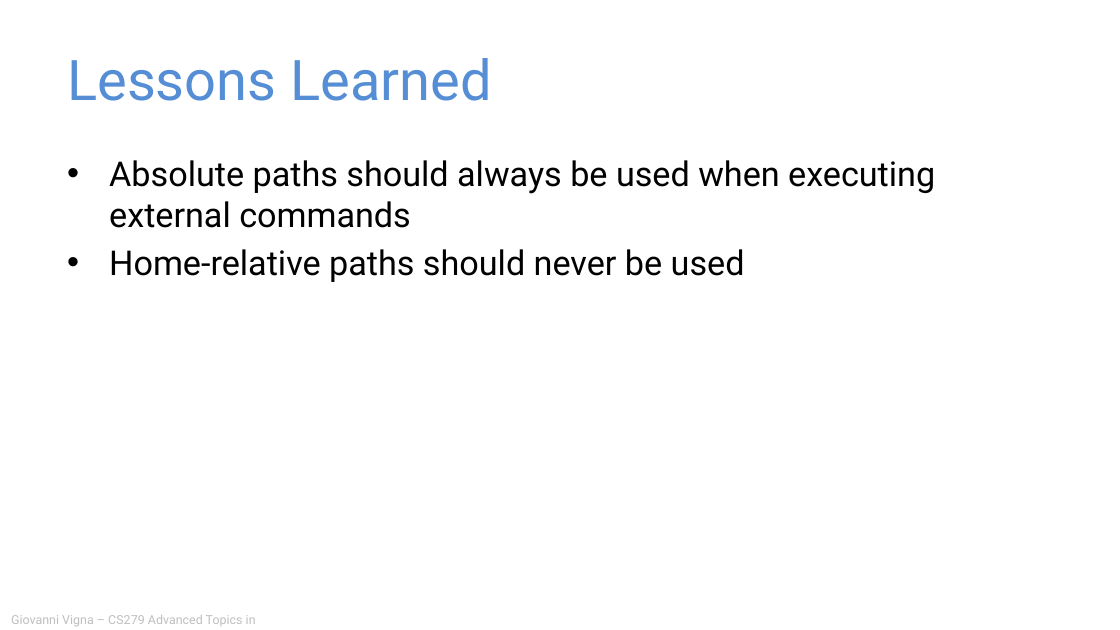
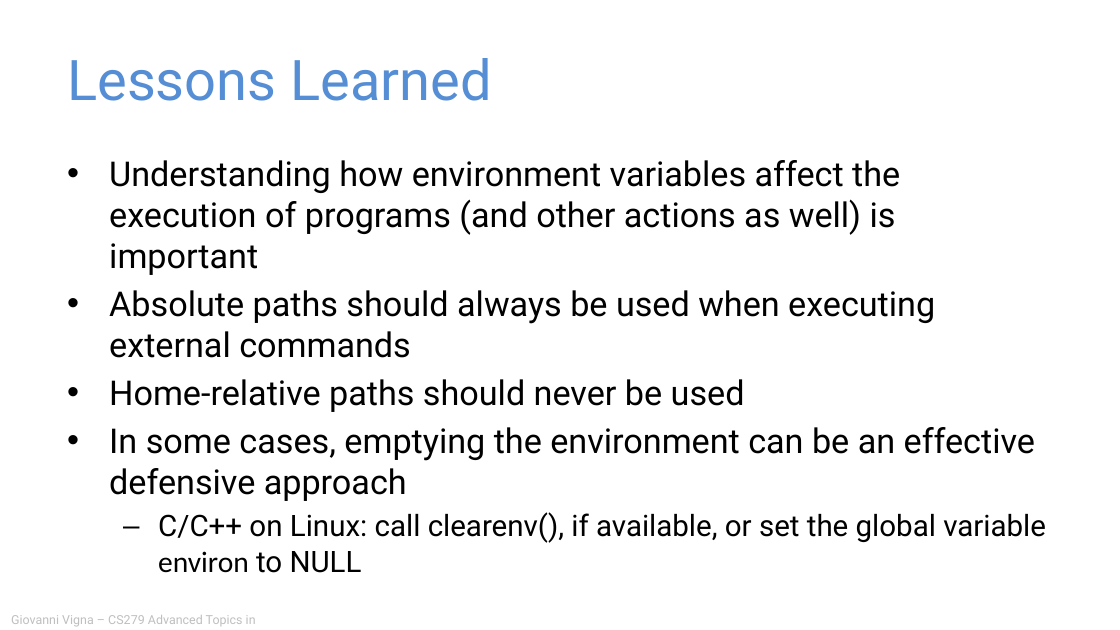
Before and after one commit to giovannivigna/CS279-Fall2024, a slide deck: slide 42 of materials/05_Vulnerability_Patterns/Application Security.pptx (slide 32 before the commit). Drawn at 1120x630 pixels with LibreOffice and Linux fonts; fonts in the diff are those of the drawing. Boxes give left, top, right and bottom in pixels: in the first picture for what was removed or moved away, otherwise in the second. Text is boxed around its words. In the diff, an @@ line names an element or a change of style, - is before the commit and + after.

```diff
--- a/materials/05_Vulnerability_Patterns/Application Security.pptx
+++ b/materials/05_Vulnerability_Patterns/Application Security.pptx
@@ text at (109,160,900,275): paragraph added @@
+• Understanding how environment variables affect the execution of programs (and other actions as well) is important
@@ text at (109,427,1046,573): paragraphs added @@
+• In some cases, emptying the environment can be an effective defensive approach
+  – C/C++ on Linux: call clearenv(), if available, or set the global variable environ to NULL
```
Also in this commit, not shown: 21 other slides changed, 8 slides added, 7 slides removed, 1 other file.
